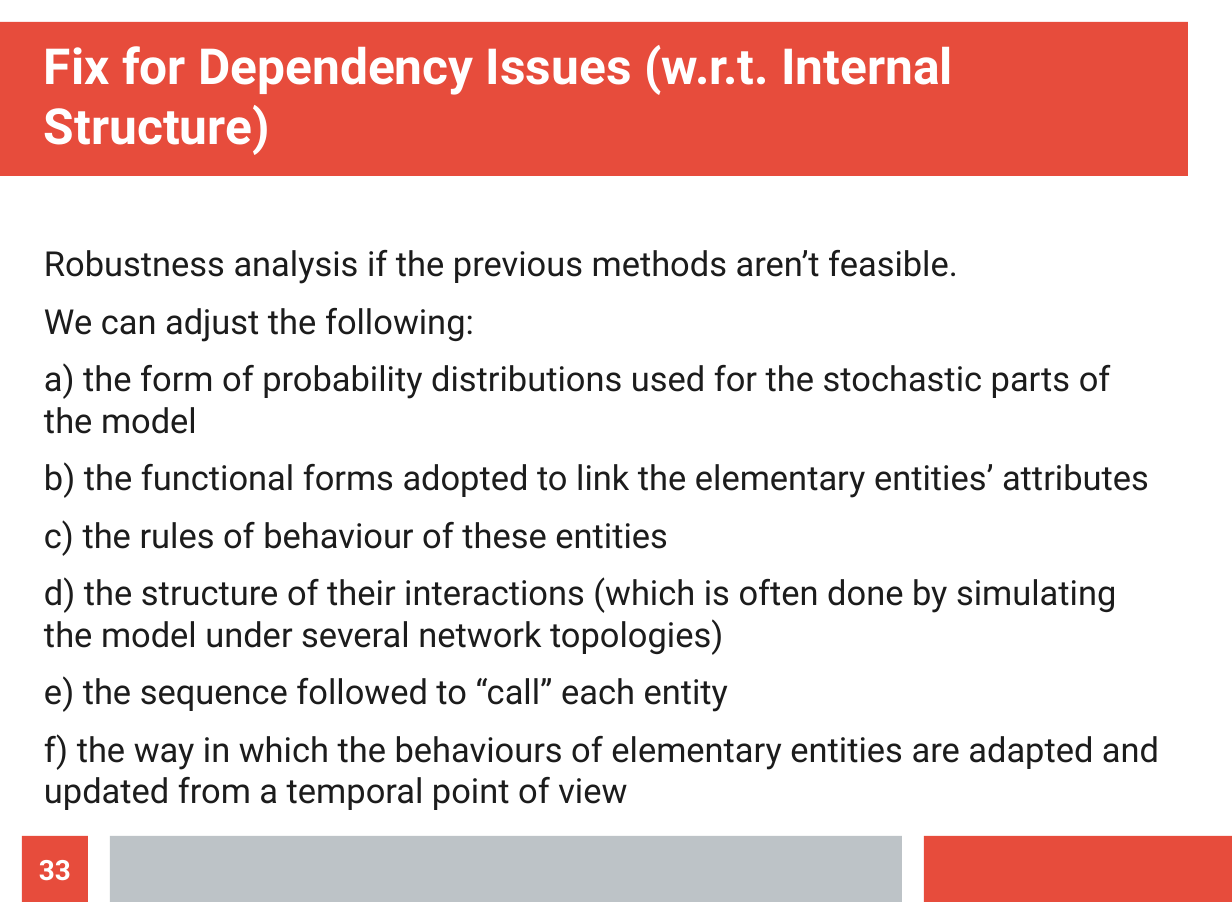
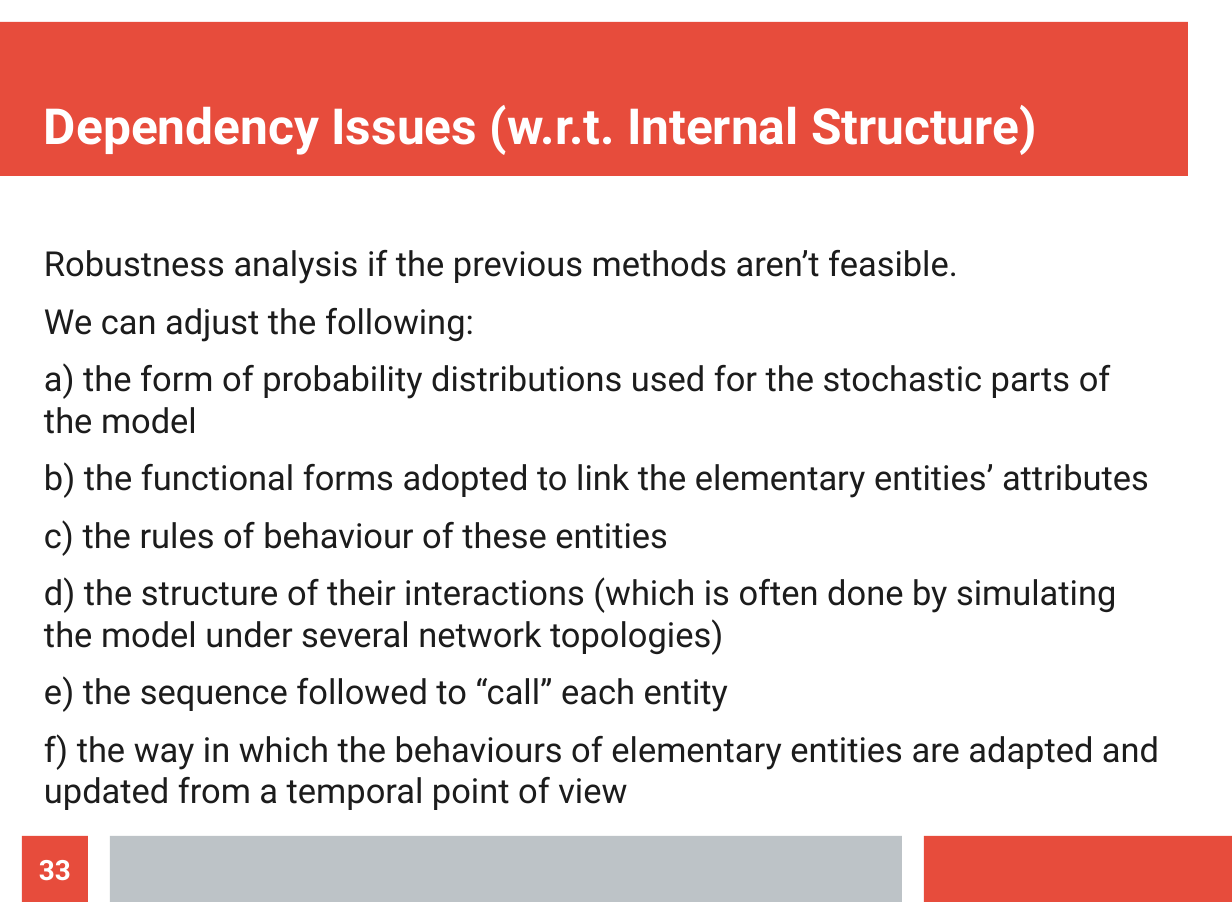
Before and after one commit to pitcany/practice, a slide deck: slide 33 of PresentationForMoritzClass.odp. Drawn at 1232x924 pixels with LibreOffice and Linux fonts; fonts in the diff are those of the drawing. Boxes give left, top, right and bottom in pixels: in the first picture for what was removed or moved away, otherwise in the second. Text is boxed around its words. In the diff, an @@ line names an element or a change of style, - is before the commit and + after.

```diff
--- a/PresentationForMoritzClass.odp
+++ b/PresentationForMoritzClass.odp
@@ title at <box>44,105,1037,155</box>: text changed @@
-Fix for Dependency Issues (w.r.t. Internal Structure)
+Dependency Issues (w.r.t. Internal Structure)
```
Also in this commit, not shown: 2 other slides changed, 2 slides added.
